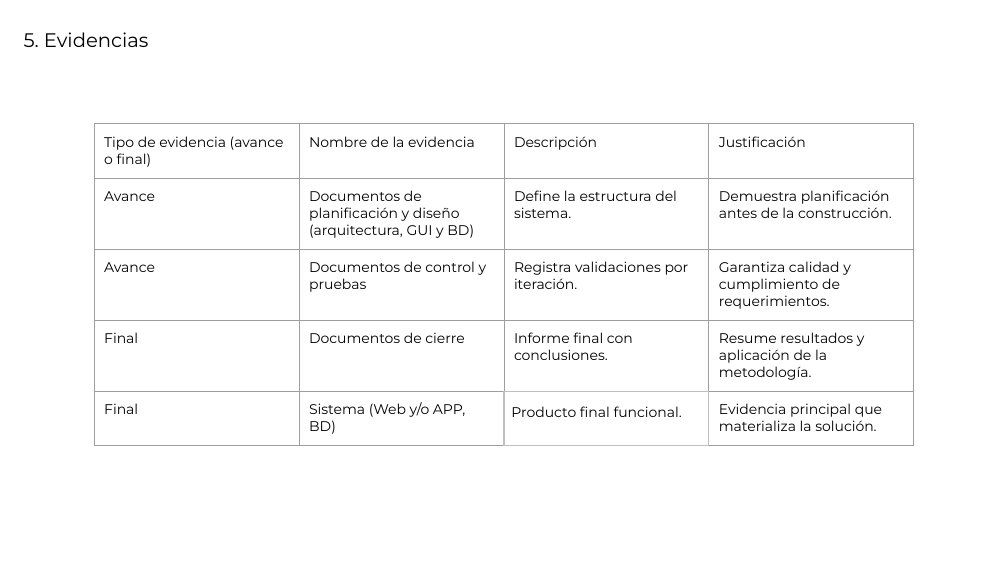
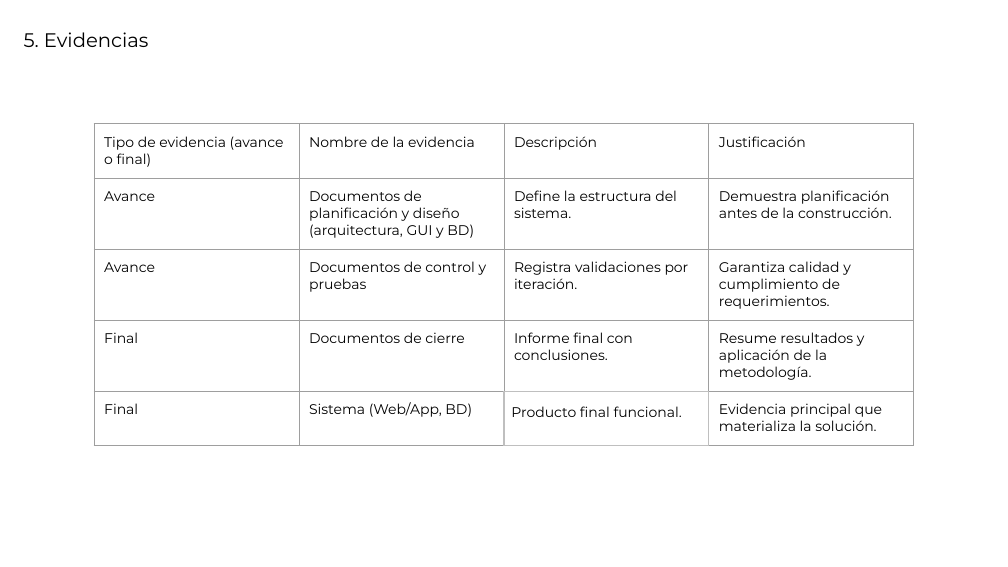
Before and after one commit to mauriciopinavalenzuela/CAPSTONE, a slide deck: slide 7 of DOCUMENTOS FASE1/evidencias grupales/Presentación_Proyecto.pptx. Drawn at 1008x567 pixels with LibreOffice and Linux fonts; fonts in the diff are those of the drawing. Boxes give left, top, right and bottom in pixels: in the first picture for what was removed or moved away, otherwise in the second. Text is boxed around its words. In the diff, an @@ line names an element or a change of style, - is before the commit and + after.

```diff
--- a/DOCUMENTOS FASE1/evidencias grupales/Presentación_Proyecto.pptx
+++ b/DOCUMENTOS FASE1/evidencias grupales/Presentación_Proyecto.pptx
@@ table at (x1=94, y1=124, x2=912, y2=444) @@
-row 5, column 2: Sistema (Web y/o APP, BD)
+row 5, column 2: Sistema (Web/App, BD)
```
Also in this commit, not shown: 3 other slides changed.
